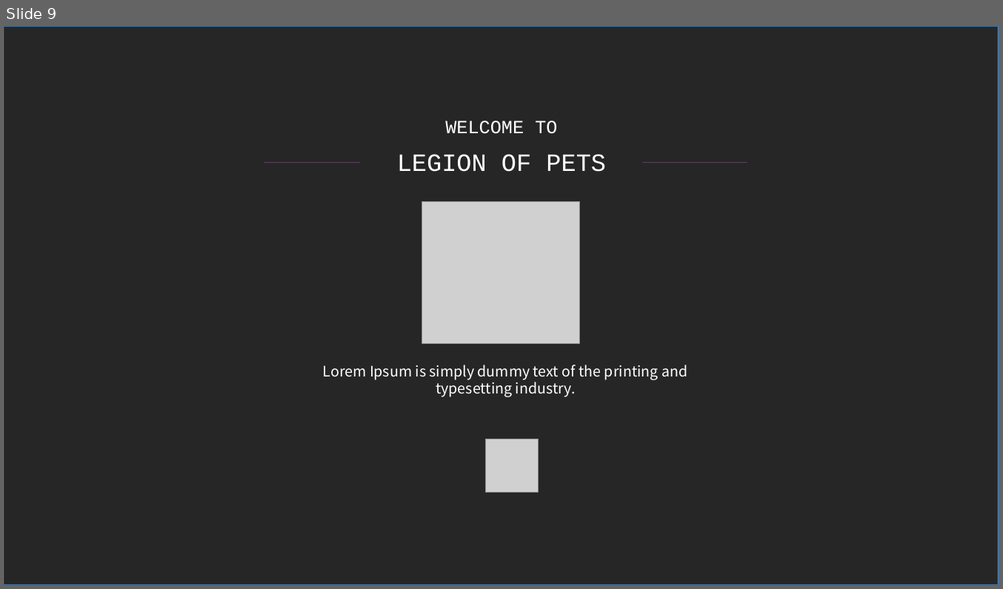
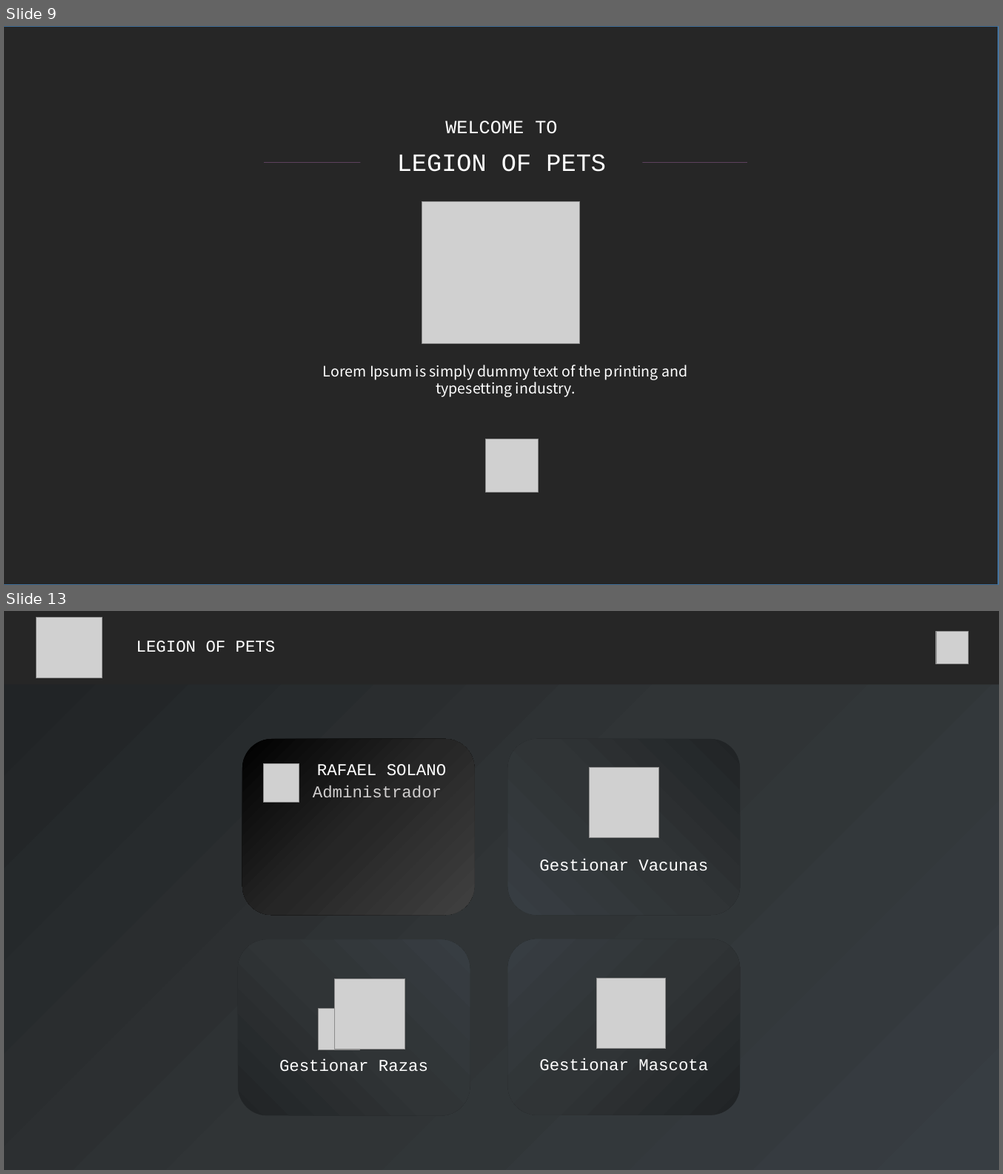
Before and after one commit to fafi-svg/App_web_vacunas, a slide deck: Documents_Desing/Diseños_veterinaria_vacunas.pptx. Shown one above the other, each under a label of ours: slide 9 before the commit, slides 9 and 13 after it; the slides between them are not shown. The pictures are 1003x589 and 1003x1174 pixels, drawn with LibreOffice and Linux fonts; fonts in the diff are those of the drawing; grey boxes stand for pictures. Boxes give left, top, right and bottom in pixels: in the first picture for what was removed or moved away, otherwise in the second. Text is boxed around its words. In the diff, an @@ line names an element or a change of style, - is before the commit and + after.

```diff
--- a/Documents_Desing/Diseños_veterinaria_vacunas.pptx
+++ b/Documents_Desing/Diseños_veterinaria_vacunas.pptx
@@ slide 13 added at (x1=4, y1=611, x2=999, y2=1170), background #FFFFFF @@
@@ rectangle added at (x1=4, y1=611, x2=999, y2=685), fill #262626 @@
@@ picture added at (x1=36, y1=617, x2=102, y2=678) @@
@@ picture added at (x1=936, y1=631, x2=968, y2=664) @@
@@ text added at (x1=136, y1=641, x2=276, y2=652), 16 pt, text #FFFFFF @@
+LEGION OF PETS
@@ rectangle added at (x1=4, y1=684, x2=999, y2=1170), fill gradient #212527 to #303437 to #383E42 @@
@@ rounded rectangle added at (x1=508, y1=739, x2=740, y2=915), fill gradient #212527 to #303437 to #383E42, 16 pt, text #FFFFFF @@
+Gestionar Vacunas
@@ group added at (x1=242, y1=739, x2=474, y2=915): 2 texts, 1 rounded rectangle, 1 picture @@
+RAFAEL SOLANO
+Administrador
@@ picture added at (x1=589, y1=768, x2=659, y2=838) @@
@@ rounded rectangle added at (x1=238, y1=940, x2=469, y2=1116), fill gradient #212527 to #303437 to #383E42, 16 pt, text #FFFFFF @@
+Gestionar Razas
@@ rounded rectangle added at (x1=508, y1=940, x2=740, y2=1116), fill gradient #212527 to #303437 to #383E42, 16 pt, text #FFFFFF @@
+Gestionar Mascota
@@ picture added at (x1=335, y1=979, x2=404, y2=1049) @@
@@ picture added at (x1=597, y1=979, x2=666, y2=1049) @@
@@ picture added at (x1=318, y1=1008, x2=360, y2=1050) @@
```
Also in this commit, not shown: 4 slides changed, 16 other slides added, 3 slides removed.
